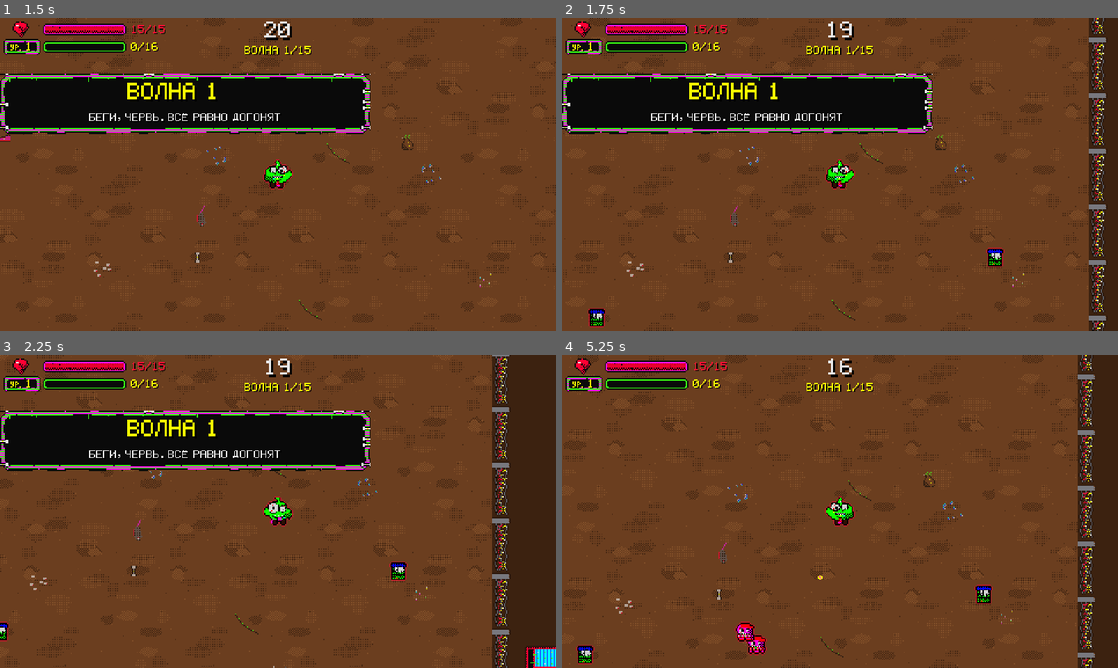
Above: before the commit, frames 1-4 (two rows, left to right).
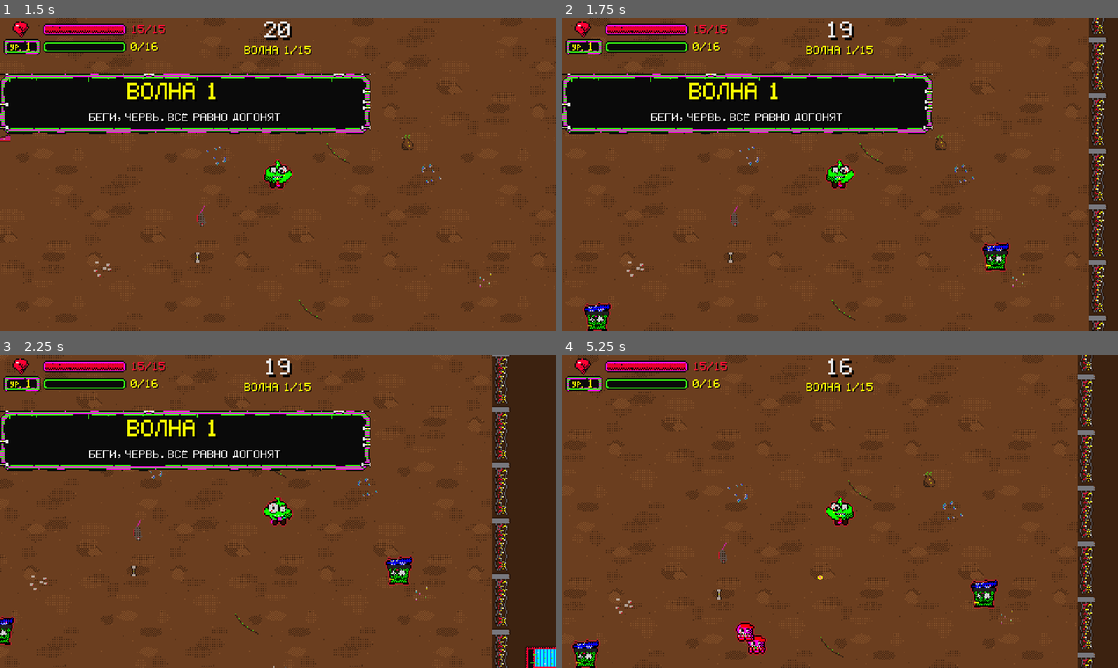
Above: after the commit, the same moments.

Repository: Gepackstuck/Stinky_Dumpster_Survivors
Game: Godot game, scene res://scenes/levels/main.tscn
Same seed, same stepped clock (60 frames per second), same inputs: the game is played once before the commit and once after it.
Inputs (mouse positions are in pixels of both pictures, inside the frame that each line leads up to):
- Up to frame 1 (1.5 s): click "1" at 0.5 s; tap Enter (ui_accept) at 1.25 s; move the mouse to (400, 158) at 1.27 s; hold D (move_right) from 1.28 s (still down); tap R at 1.35 s
- Up to frame 2 (1.75 s): keep holding D (move_right); tap Enter (ui_accept) at 1.52 s
- Up to frame 3 (2.25 s): move the mouse to (166, 527) at 2.02 s; release D (move_right) at 2.03 s; hold S (move_down) from 2.03 s (still down); tap R at 2.1 s
- Up to frame 4 (5.25 s): tap Enter (ui_accept) at 2.27, 3.77, 4.52 s; move the mouse to (895, 442) at 2.77 s; release S (move_down) at 2.78 s; hold D (move_right) 2.78-3.53 s; tap R every 0.75 s from 2.85 to 5.1 s; move the mouse to (812, 574) at 3.52 s; hold W (move_up) 3.53-4.28 s; move the mouse to (1006, 558) at 4.27 s; hold A (move_left) from 4.28 s (still down); move the mouse to (673, 464) at 5.02 s

Frame 1 is identical in both runs. In frame 2, 0.7% of the frame differs, in the area x 3-81%, y 71-100%; in frame 3, 0.5%; in frame 4, 0.7%, in the area x 1-79%, y 71-100%.

Commit message:
feat: крупный детальный мусорный бак, мусор на месте разбитого, мерзкие эффекты ударов
Co-Authored-By: Claude Sonnet 5.5 <noreply@anthropic.com>
Claude-Session: https://claude.ai/code/session_01GvQcLtpmeq9xDjqGAM3qCT

Diff:
--- a/scripts/autoload/balance.gd
+++ b/scripts/autoload/balance.gd
@@ -190,7 +190,7 @@
 			"brain": "res://scripts/enemies/brains/mamka_brain.gd"},
 	&"glutton": {"hp": 30.0, "damage": 2.0, "speed": 70.0, "xp": 5, "coins": 2, "radius": 8.0, "group_mult": 0.4,
 			"brain": "res://scripts/enemies/brains/glutton_brain.gd"},
-	&"trash_bin": {"hp": 25.0, "damage": 0.0, "speed": 0.0, "xp": 5, "coins": 0, "radius": 8.0, "group_mult": 0.0,
+	&"trash_bin": {"hp": 40.0, "damage": 0.0, "speed": 0.0, "xp": 6, "coins": 0, "radius": 12.0, "group_mult": 0.0,
 			"contact": false, "neutral": true, "brain": "res://scripts/enemies/brains/bin_brain.gd"},
 	# Босс-заглушка Шага 3 (особое поведение — позже); radius — размер тела в px.
 	&"boss_mega_hamster": {"hp": 600.0, "damage": 5.0, "speed": 35.0, "xp": 30, "coins": 20, "radius": 16.0},
--- a/scripts/autoload/event_bus.gd
+++ b/scripts/autoload/event_bus.gd
@@ -19,6 +19,9 @@
 
 @warning_ignore("unused_signal")
 signal xp_drop_requested(at: Vector2, value: int)   # враг просит уронить XP (обжора)
+
+@warning_ignore("unused_signal")
+signal bin_destroyed(at: Vector2)                   # бак разбит: на его месте остаётся мусор до конца забега
 
 # --- Подбираемое ---
 @warning_ignore("unused_signal")
--- a/scripts/enemies/brains/bin_brain.gd
+++ b/scripts/enemies/brains/bin_brain.gd
@@ -3,6 +3,7 @@
 
 
 func on_death() -> void:
+	EventBus.bin_destroyed.emit(boss.global_position)
 	if randf() < Balance.BIN_HEAL_CHANCE and is_instance_valid(target) and target.has_method(&"heal"):
 		target.call(&"heal", Balance.BIN_HEAL_HP)
 		HitFx.popup(boss.get_tree(), boss.global_position + Vector2(0.0, -12.0), "+%d ХП: ПОЖРАЛ ОБЪЕДКИ" % int(Balance.BIN_HEAL_HP), Color(0.2235, 1.0, 0.0784), 14.0, 1.0)
--- a/scripts/enemies/enemy_base.gd
+++ b/scripts/enemies/enemy_base.gd
@@ -106,6 +106,22 @@
 	PoolManager.release(self)
 
 
+## Мерзость из бака: от удара летят объедки, слизь и мухи, бак трясётся; при разбитии — взрыв помоев.
+func _bin_hit_fx(final: bool) -> void:
+	var tree: SceneTree = get_tree()
+	var at: Vector2 = global_position + Vector2(0.0, -4.0)
+	var junk: Array[Color] = [Color(0.2235, 1.0, 0.0784), Color(0.58, 0.34, 0.12), Color(1.0, 1.0, 1.0),
+			Color(0.968627, 1.0, 0.0), Color(0.0, 0.3, 1.0), Color(1.0, 0.0627, 0.9412), Color(1.0, 0.0, 0.2)]
+	var pieces: int = 3 if not final else 6
+	for i: int in pieces:
+		HitFx.burst(tree, at, junk[randi() % junk.size()], 4 if not final else 8, 90.0 if not final else 150.0, 3.0, 0.7, true)
+	HitFx.burst(tree, at, Color(0.0, 0.0, 0.0), 3, 60.0, 2.0, 1.0, true)  # мухи
+	if not final:
+		var tween: Tween = create_tween()
+		_sprite.position = Vector2(randf_range(-2.0, 2.0), 0.0)
+		tween.tween_property(_sprite, "position", Vector2.ZERO, 0.12)
+
+
 ## Лечение долей от максимума (знахарка, обжора).
 func heal_percent(fraction: float) -> void:
 	if _dead:
@@ -180,9 +196,12 @@
 	if _dead:
 		return
 	_flash.flash(Color.WHITE)
+	if _neutral:
+		_bin_hit_fx(false)
 	if is_instance_valid(_target) and not _neutral:
 		_knockback = _target.global_position.direction_to(global_position) * Balance.ENEMY_KNOCKBACK_SPEED
-	HitFx.burst(get_tree(), global_position, Color(1.0, 0.0, 0.2), 5, 70.0)
+	if not _neutral:
+		HitFx.burst(get_tree(), global_position, Color(1.0, 0.0, 0.2), 5, 70.0)
 	HitFx.popup(get_tree(), global_position + Vector2(0.0, -10.0), str(int(damage)), Color.WHITE)
 	_health.take_damage(damage)
 
@@ -191,8 +210,11 @@
 	if _dead:
 		return
 	_dead = true
-	HitFx.burst(get_tree(), global_position, Color(1.0, 0.0625, 0.9412), 14, 110.0, 3.0, 0.5)
-	HitFx.burst(get_tree(), global_position, Color(0.2235, 1.0, 0.0784), 8, 80.0, 2.0, 0.5)
+	if _neutral:
+		_bin_hit_fx(true)
+	else:
+		HitFx.burst(get_tree(), global_position, Color(1.0, 0.0625, 0.9412), 14, 110.0, 3.0, 0.5)
+		HitFx.burst(get_tree(), global_position, Color(0.2235, 1.0, 0.0784), 8, 80.0, 2.0, 0.5)
 	EventBus.enemy_died.emit(enemy_id, global_position)
 	if _brain != null:
 		_brain.on_death()
--- a/scripts/levels/ground.gd
+++ b/scripts/levels/ground.gd
@@ -10,6 +10,7 @@
 func _ready() -> void:
 	var arena: float = Balance.ARENA_SIZE
 	region_rect = Rect2(Vector2.ZERO, Vector2(arena, arena))
+	EventBus.bin_destroyed.connect(_on_bin_destroyed)
 	var kinds: int = int(DECALS.get_width() / CELL)
 	var count: int = int(arena * arena / Balance.GROUND_DECAL_AREA_PX2)
 	for i: int in count:
@@ -25,3 +26,18 @@
 		decal.modulate = Color(1.0, 1.0, 1.0, DECAL_ALPHA)
 		decal.position = Vector2(randf_range(0.0, arena), randf_range(0.0, arena)).round()
 		add_child(decal)
+
+
+## На месте разбитого бака остаётся случайный мусор (декаль пола) — до конца забега, ярче обычных.
+func _on_bin_destroyed(at: Vector2) -> void:
+	var kinds: int = int(DECALS.get_width() / CELL)
+	var decal: Sprite2D = Sprite2D.new()
+	decal.texture = DECALS
+	decal.texture_filter = CanvasItem.TEXTURE_FILTER_NEAREST
+	decal.region_enabled = true
+	decal.region_rect = Rect2(Vector2(randi_range(0, kinds - 1) * CELL, 0.0), Vector2(CELL, CELL))
+	decal.flip_h = randf() < 0.5
+	decal.rotation = (PI * 0.5) * randi_range(0, 3)
+	decal.modulate = Color(1.0, 1.0, 1.0, 0.95)
+	decal.position = to_local(at).round()
+	add_child(decal)
Binary file changed: assets/sprites/enemy_trash_bin.png
Not shown, changed: tools/gen_art.py
